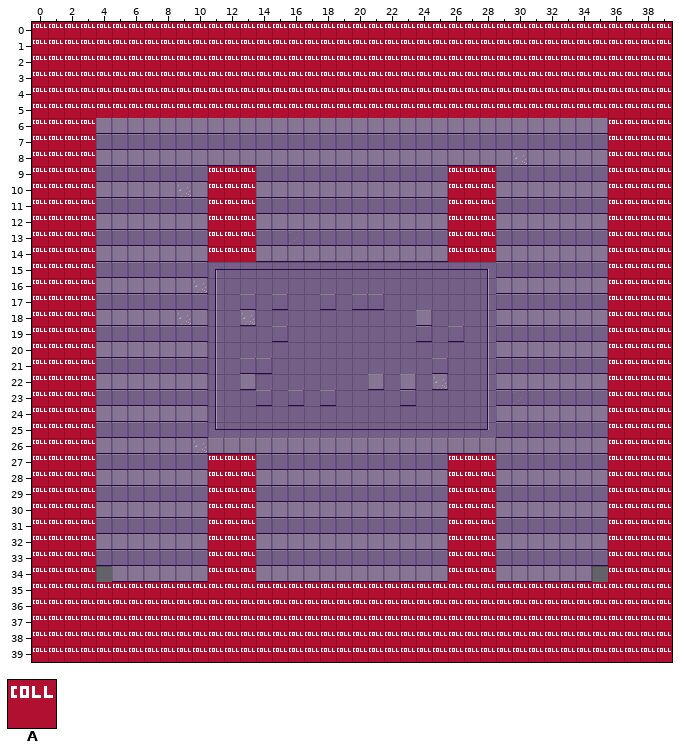
An edit to a level. Tiled map, src/resources/boss2.tmx. Above is the file before it was changed.
Cells are 16x16 px. Shown: x 0..39, y 0..39.
Key: from "background_tiles": A 64.
_ is an empty cell.
Layers that did not change in this view are not listed.
Layer "bosscollision" before, first column x 2:
 5 AAAAAAAAAAAAAAAAAAAAAAAAAAAAAAAAA
 6 AA_______________________________
 7 AA_______________________________
 8 AA_______________________________
 9 AA_______AAA____________AAA______
10 AA_______AAA____________AAA______
11 AA_______AAA____________AAA______
12 AA_______AAA____________AAA______
13 AA_______AAA____________AAA______
14 AA_______AAA____________AAA______
15 AA_______________________________
16 AA_______________________________
17 AA_______________________________
18 AA_______________________________
19 AA_______________________________
20 AA_______________________________
21 AA_______________________________
22 AA_______________________________
23 AA_______________________________
24 AA_______________________________
25 AA_______________________________
26 AA_______________________________
27 AA_______AAA____________AAA______
28 AA_______AAA____________AAA______
29 AA_______AAA____________AAA______
30 AA_______AAA____________AAA______
31 AA_______AAA____________AAA______
32 AA_______AAA____________AAA______
33 AA_______AAA____________AAA______
34 AA_______AAA____________AAA______
35 AAAAAAAAAAAAAAAAAAAAAAAAAAAAAAAAA
36 AAAAAAAAAAAAAAAAAAAAAAAAAAAAAAAAA
37 AAAAAAAAAAAAAAAAAAAAAAAAAAAAAAAAA
Now the later version:
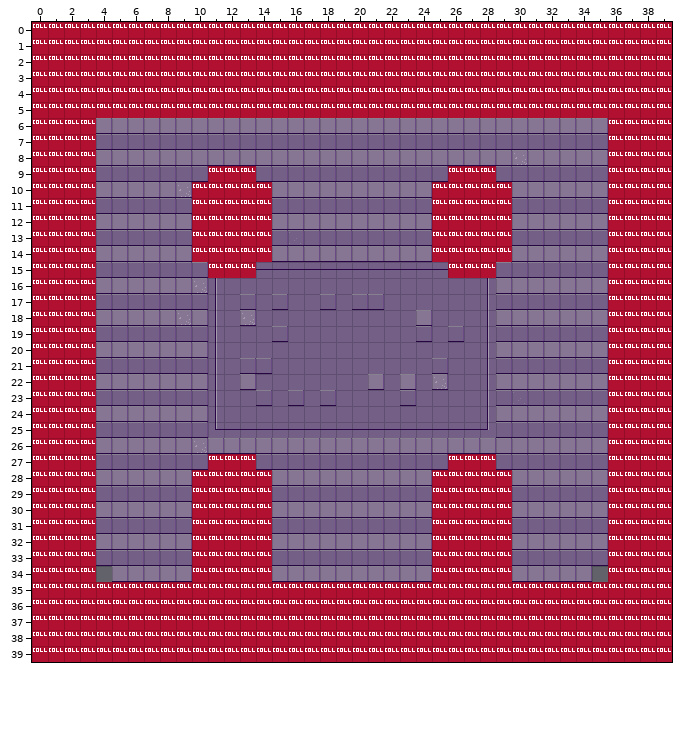
Changes in this commit:
Layer "bosscollision":
y 10..14: x 10 _ -> A; x 14 _ -> A; x 25 _ -> A; x 29 _ -> A
y 15: x 11..13 ___ -> AAA; x 26..28 ___ -> AAA
y 28..34: x 10 _ -> A; x 14 _ -> A; x 25 _ -> A; x 29 _ -> A
